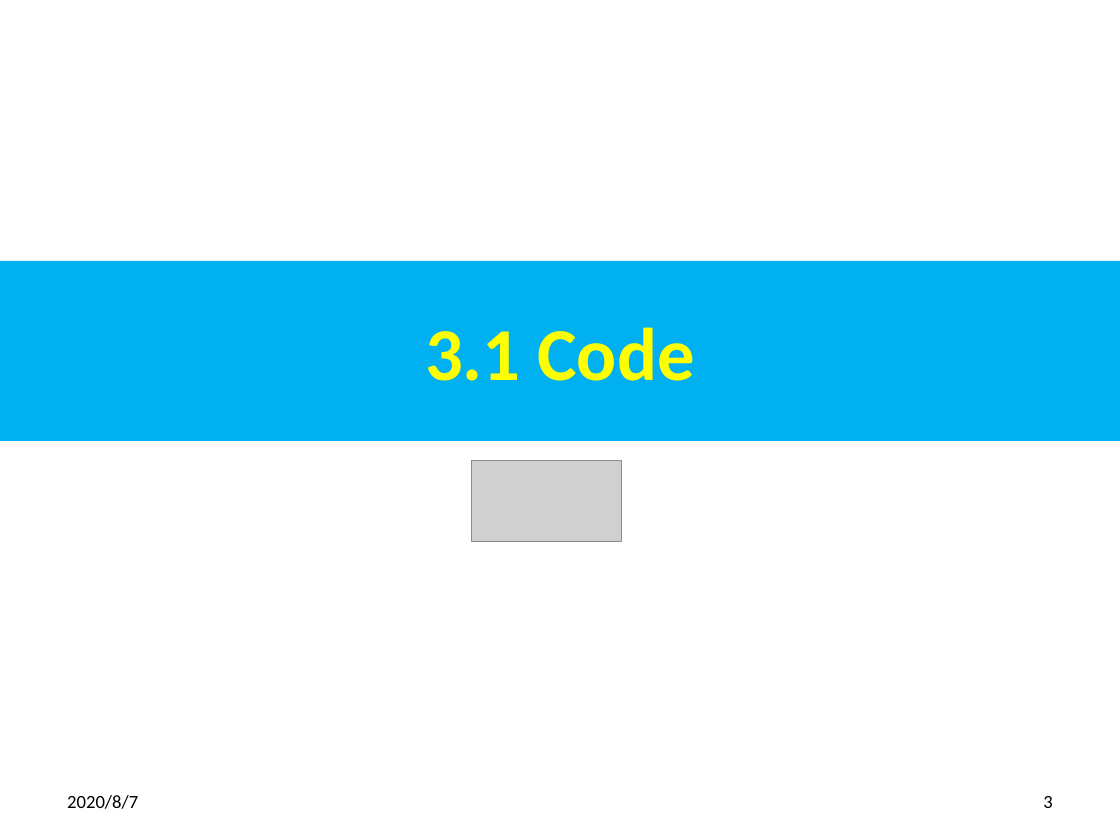
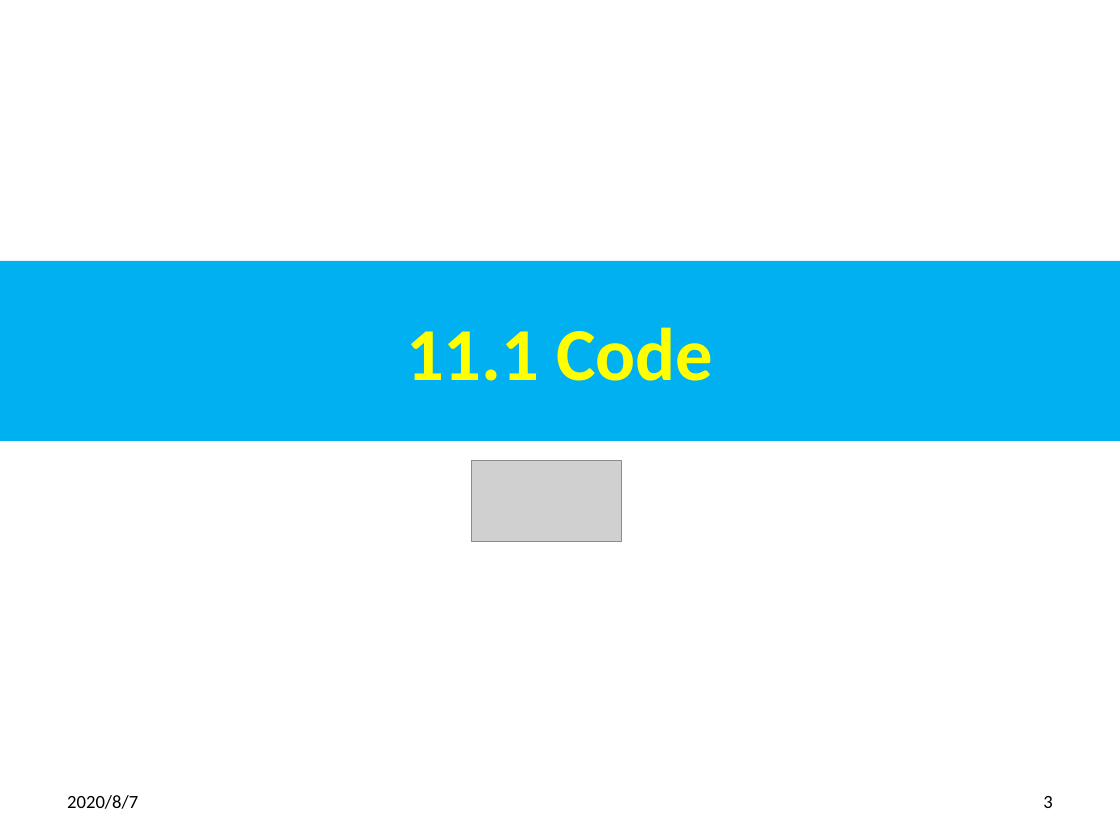
Before and after one commit to peterhchen/900_PHP_Proj, a slide deck: slide 3 of 11_IncDec.pptx. Drawn at 1120x840 pixels with LibreOffice and Linux fonts; fonts in the diff are those of the drawing; grey boxes stand for pictures. Boxes give left, top, right and bottom in pixels: in the first picture for what was removed or moved away, otherwise in the second. Text is boxed around its words. In the diff, an @@ line names an element or a change of style, - is before the commit and + after.

```diff
--- a/11_IncDec.pptx
+++ b/11_IncDec.pptx
@@ title at [406, 327, 713, 381]: text changed @@
-3.1 Code
+11.1 Code
```
Also in this commit, not shown: 3 other slides changed, 10 other files.
